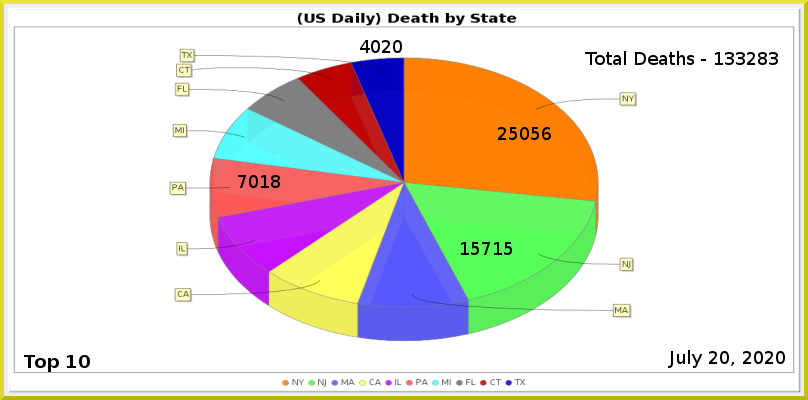
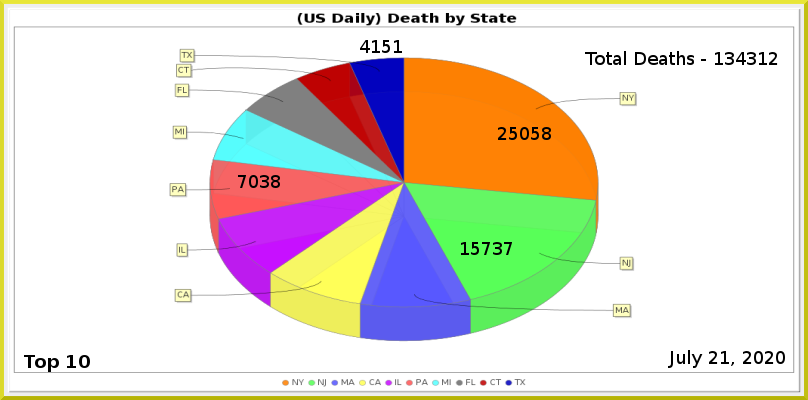
Revision of a layered (808, 400) image; what changed, layer by layer:
painted on "Least" over 371, 40, 402, 53
painted on "PA" over 260, 175, 269, 188
painted on "NJ" over 493, 242, 512, 255
painted on "NY" over 542, 127, 551, 140
renamed "Total Deaths - 133283" to "Total Deaths - 134312", painted on it over 736, 52, 778, 65
painted on "Current Date" over 720, 351, 729, 364
painted on "Death_by_State.png" over 169, 48, 637, 342
